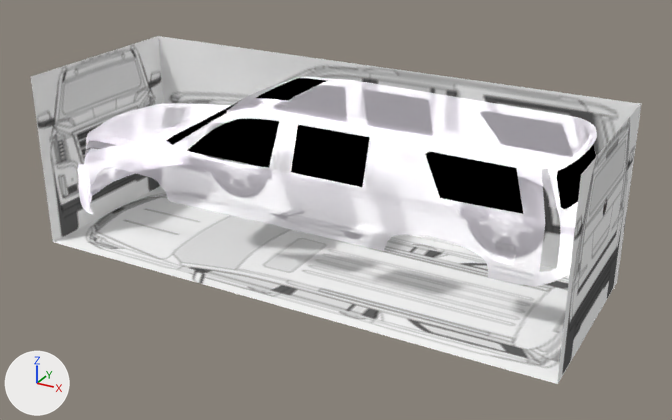
The Blender file 2019_2020/space_force_trailer/assets/jsflycar/new cadillac escalade.blend: old version first, new version second.
Rendered twice from a 50 mm camera at (4.38, -7.67, 3.52) aimed at (0.19, -0.04, -0.29). Every picture has the same lights, and +X, +Y and +Z are marked at lower left.

The first picture shows 'Plane', 'back view', 'front view', 'side view', 'top view'.
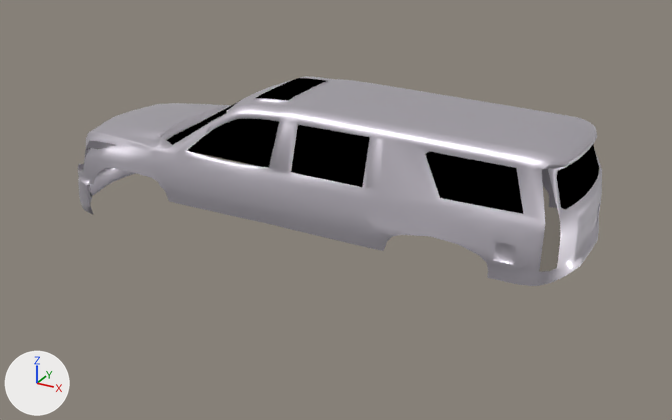
Location of each change, (x1, y1, x2, y2) in pixels of the pictures (672 x 420 px):
'Plane', surface changed, shading changed (white to grey)
    both: (78, 76, 602, 286)
'top view', hidden
    before: (54, 186, 617, 384)
'side view', hidden
    before: (158, 36, 641, 280)
'front view', hidden
    before: (31, 36, 163, 242)
'back view', hidden
    before: (557, 104, 641, 384)
part 1 of me_plane, shading changed
    both: (88, 184, 92, 202)

Edits to the bpy script that builds the scene:
```text
Change mat_body_color_and_texture:
    where n1 = _N.new('ShaderNodeBsdfPrincipled'); n1.name = 'Principled BSDF'
    where n0 = _N.new('ShaderNodeOutputMaterial'); n0.name = 'Material Output.001'
    remove n2 = _N.new('ShaderNodeAddShader'); n2.name = 'Add Shader'
    remove n3 = _N.new('ShaderNodeBsdfTransparent'); n3.name = 'Transparent BSDF'
    remove _L.new(n1.outputs[0], n2.inputs[0])  # 'BSDF' to 'Shader'
    remove _L.new(n3.outputs[0], n2.inputs[1])  # 'BSDF' to 'Shader'
    remove _L.new(n2.outputs[0], n0.inputs[0])  # 'Shader' to 'Surface'
    add _L.new(n1.outputs[0], n0.inputs[0])  # 'BSDF' to 'Surface'
Change me_plane:
    where me_plane.from_pydata(...)  # 970 vertices, 766 faces, 2 loose edges; spans x -7.5..7.3, y -2.38..0.0, z -1.51..2.44
    used by ob_plane; location = (0.0, 0.0, 0.0); scale = (0.378, 0.378, 0.378)
    me_plane part 1: all faces are now shaded smooth (27 of 766 changed)
Change ob_side_view:
    add ob_side_view.hide_set(True)
Change ob_front_view:
    add ob_front_view.hide_set(True)
Change ob_back_view:
    add ob_back_view.hide_set(True)
Change ob_top_view:
    add ob_top_view.hide_set(True)
```
